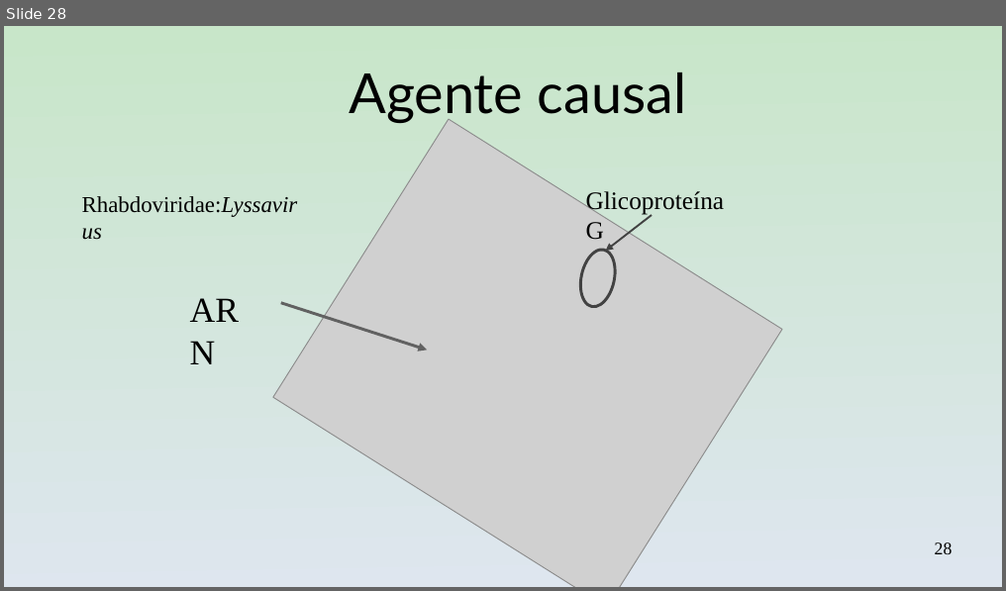
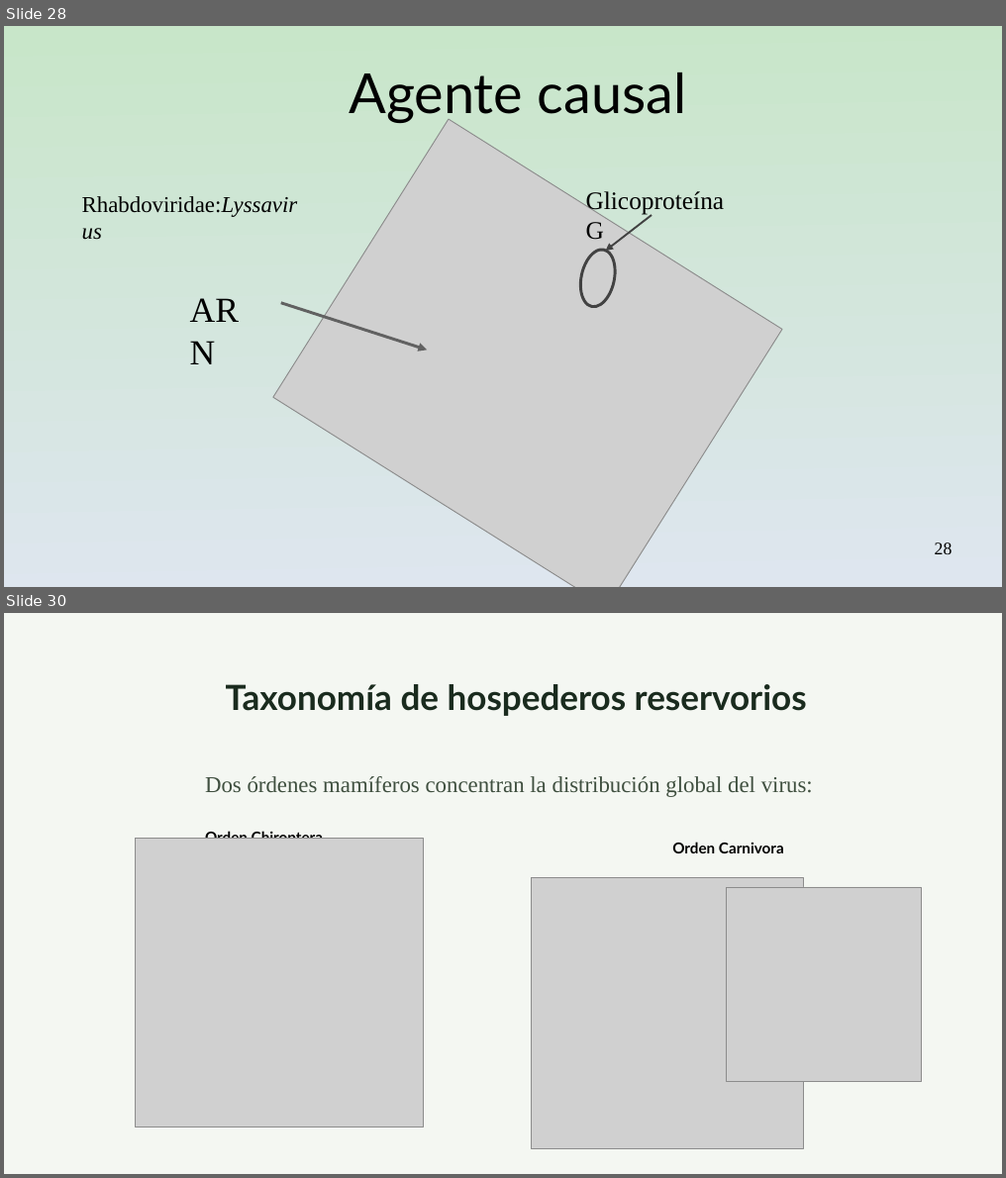
Before and after one commit to gerardommc/Medicina-Cons, a slide deck: Infecciosas.odp. Shown one above the other, each under a label of ours: slide 28 before the commit, slides 28 and 30 after it; the slides between them are not shown. The pictures are 1006x591 and 1006x1178 pixels, drawn with LibreOffice and Linux fonts; fonts in the diff are those of the drawing; grey boxes stand for pictures. Boxes give left, top, right and bottom in pixels: in the first picture for what was removed or moved away, otherwise in the second. Text is boxed around its words. In the diff, an @@ line names an element or a change of style, - is before the commit and + after.

```diff
--- a/Infecciosas.odp
+++ b/Infecciosas.odp
@@ slide 30 added at [4,613,1002,1174], background #F4F7F2 @@
@@ text added at [226,684,807,716], 27.6 pt, text #1A2B1E, bold @@
+Taxonomía de hospederos reservorios
@@ text added at [205,776,813,797], 18 pt, text #3F4F3F @@
+Dos órdenes mamíferos concentran la distribución global del virus:
@@ picture added at [136,839,424,1127] @@
@@ text added at [205,831,323,839], 12 pt, text #000000, bold @@
+Orden Chiroptera
@@ text added at [672,842,784,854], 12 pt, text #000000, bold @@
+Orden Carnivora
@@ picture added at [531,877,803,1150] @@
@@ picture added at [727,887,922,1082] @@
```
Also in this commit, not shown: 4 other slides added, 1 slide removed, 2 other files.
